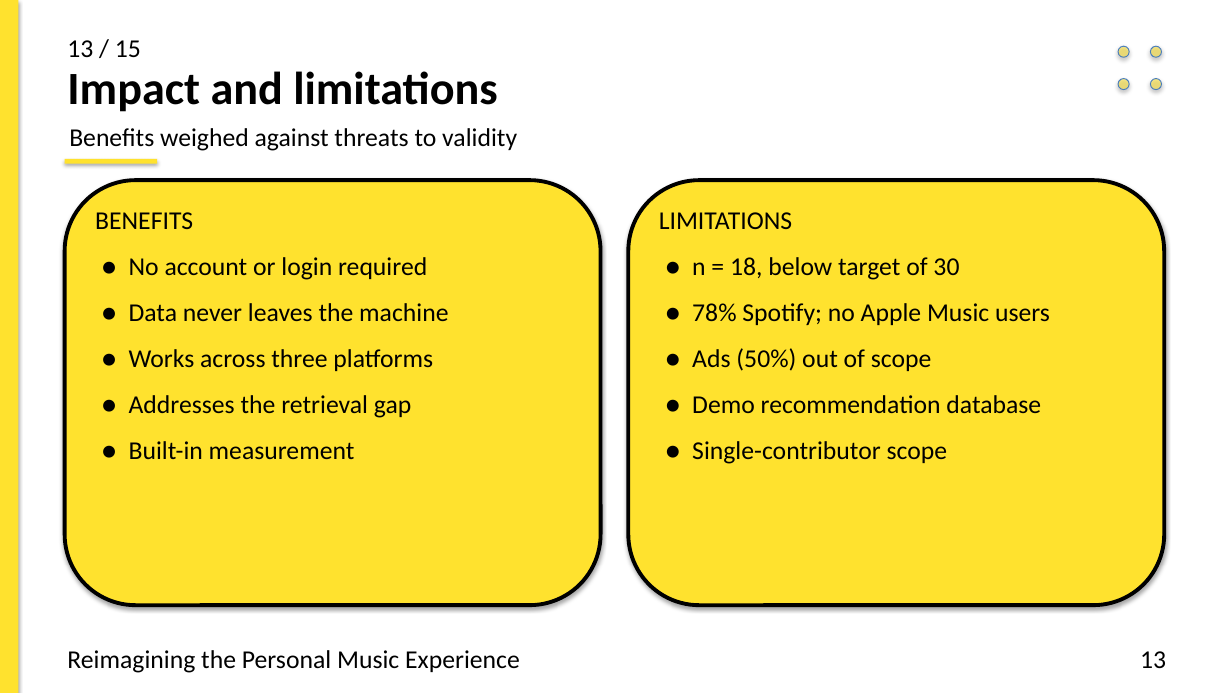
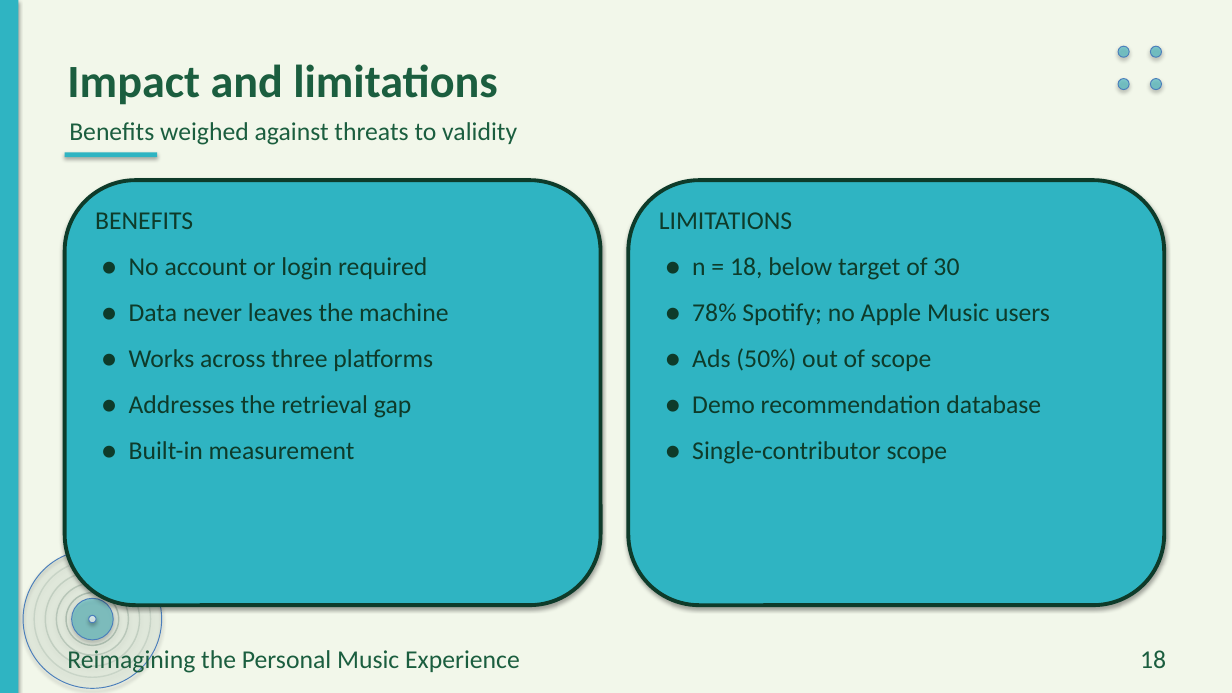
Before and after one commit to preet-kamdar/design-thinking-sem3, a slide deck: slide 18 of docs/Presentation.pptx (slide 13 before the commit). Drawn at 1232x693 pixels with LibreOffice and Linux fonts; fonts in the diff are those of the drawing. Boxes give left, top, right and bottom in pixels: in the first picture for what was removed or moved away, otherwise in the second. Text is boxed around its words. In the diff, an @@ line names an element or a change of style, - is before the commit and + after.

Commit message:
Promote Dandadan tinted, add five full-size chart slides, more vinyl and single slide number

```diff
--- a/docs/Presentation.pptx
+++ b/docs/Presentation.pptx
@@ rectangle at (x1=0, y1=0, x2=1232, y2=693): fill #FFFFFF to #F2F7EA @@
@@ rectangle at (x1=0, y1=0, x2=18, y2=693): fill #FFE22E to #2FB4C2 @@
@@ text removed at (x1=67, y1=40, x2=141, y2=57) @@
-13 / 15
@@ fill #FFE22E at 55% opacity to #2FB4C2 at 55% opacity in 4 elements at (x1=1118, y1=46, x2=1129, y2=57), (x1=1151, y1=46, x2=1162, y2=57), (x1=1118, y1=79, x2=1129, y2=90), (x1=1151, y1=79, x2=1162, y2=90) @@
@@ text colour #000000 to #1B5E3F in 3 elements at (x1=67, y1=647, x2=520, y2=674), (x1=67, y1=64, x2=497, y2=105), (x1=69, y1=122, x2=517, y2=145) @@
@@ rectangle at (x1=65, y1=152, x2=157, y2=157): fill #FFE22E to #2FB4C2 @@
@@ rectangle moved from (x1=65, y1=159, x2=157, y2=164) to (x1=65, y1=152, x2=157, y2=157) @@
@@ rounded rectangle at (x1=65, y1=180, x2=601, y2=605): fill #FFE22E to #2FB4C2; outline #000000 3 pt to #0E3B2A 3 pt @@
@@ rounded rectangle at (x1=628, y1=180, x2=1165, y2=605): fill #FFE22E to #2FB4C2; outline #000000 3 pt to #0E3B2A 3 pt @@
@@ text colour #000000 to #0E3B2A in 4 elements at (x1=95, y1=212, x2=193, y2=229), (x1=129, y1=257, x2=448, y2=459), (x1=659, y1=212, x2=792, y2=229), (x1=692, y1=257, x2=1050, y2=464) @@
@@ ellipse added at (x1=23, y1=550, x2=162, y2=689), fill #0E3B2A at 6% opacity @@
@@ ellipse added at (x1=34, y1=561, x2=151, y2=677), outline #0E3B2A 1.1 pt @@
@@ ellipse added at (x1=45, y1=572, x2=140, y2=666), outline #0E3B2A 1.1 pt @@
@@ ellipse added at (x1=56, y1=583, x2=128, y2=655), outline #0E3B2A 1.1 pt @@
@@ ellipse added at (x1=66, y1=593, x2=118, y2=646), outline #0E3B2A 1.1 pt @@
@@ ellipse added at (x1=72, y1=598, x2=114, y2=640), fill #2FB4C2 at 45% opacity @@
@@ ellipse added at (x1=89, y1=616, x2=96, y2=623), fill #FFFFFF at 70% opacity @@
@@ text at (x1=1140, y1=650, x2=1166, y2=668): text changed; text colour #000000 to #1B5E3F @@
-13
+18
```
Also in this commit, not shown: 14 other slides changed, 5 slides added, 18 other files.
